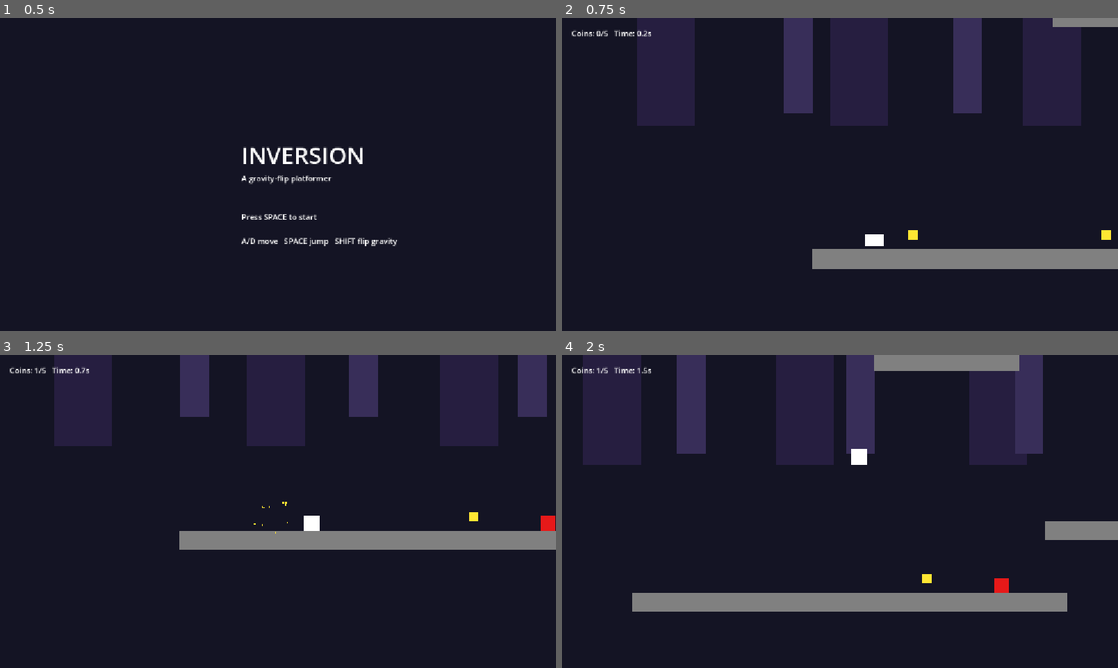
Above: before the commit, frames 1-4 (two rows, left to right).
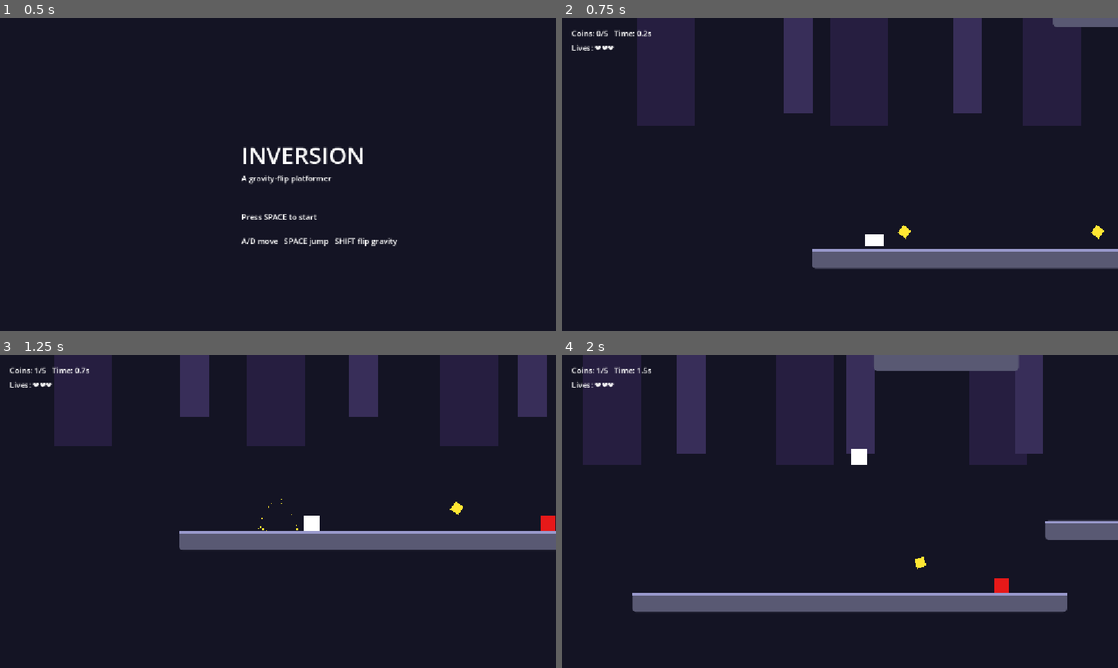
Above: after the commit, the same moments.

Repository: kavinjaganathan/inversion-jumpstart
Game: Godot game, scene res://MainMenu.tscn
Same seed, same stepped clock (60 frames per second), same inputs: the game is played once before the commit and once after it.
Inputs:
- Up to frame 1 (0.5 s): no input
- Up to frame 2 (0.75 s): tap Space (jump) at 0.5 s; hold D (move_right) from 0.53 s (still down); hold Space (jump) from 0.53 s (still down)
- Up to frame 3 (1.25 s): keep holding D (move_right); keep holding Space (jump)
- Up to frame 4 (2 s): keep holding D (move_right); release Space (jump) at 1.28 s; tap Shift (flip_gravity) at 1.35 s; tap Space (jump) at 1.52, 1.55, 1.82 s

Frame 1 is identical in both runs. In frame 2, 4.2% of the frame differs, in the area x 1-100%, y 0-81%; in frame 3, 4.3%; in frame 4, 7.1%, in the area x 1-100%, y 0-82%.

Commit message:
Add variable jump, lives/void death, level 3, improved visuals (player face, spinning coins, rounded platforms)

Diff:
--- a/Game.gd
+++ b/Game.gd
@@ -1,3 +1,5 @@
 extends Node
 var coins = 0
 var total_coins = 5
+var lives = 3
+var max_lives = 3
--- a/Main.gd
+++ b/Main.gd
@@ -6,7 +6,7 @@
 var timer_running = true
 var lives = 3
 var max_lives = 3
-
+var coins_list = []
 
 func _ready():
 	RenderingServer.set_default_clear_color(Color(0.08, 0.08, 0.14))
@@ -19,10 +19,19 @@
 		elapsed_time += delta
 	if has_node("UI/CoinLabel"):
 		$UI/CoinLabel.text = "Coins: %d/%d   Time: %.1fs" % [Game.coins, Game.total_coins, elapsed_time]
+	if has_node("UI/LifeLabel"):
+		$UI/LifeLabel.text = "Lives: " + "❤️".repeat(Game.lives)
+
 	if Input.is_key_pressed(KEY_R) and Input.is_key_pressed(KEY_SHIFT):
 		get_tree().reload_current_scene()
-	if $Player.global_position.y > 1000 or $Player.global_position.y < -1000:
-		lose_life()
+
+	if has_node("Player"):
+		if $Player.global_position.y > 1000 or $Player.global_position.y < -1000:
+			lose_life()
+	for c in coins_list:
+		if is_instance_valid(c):
+			var rect = c.get_meta("spin_node")
+			rect.rotation += 3 * delta
 
 func _physics_process(_delta):
 	var t = Time.get_ticks_msec() / 1000.0
@@ -119,10 +128,23 @@
 		body.set_meta("move_dir", move_dir)
 		body.set_meta("move_dist", move_dist)
 		body.set_meta("move_speed", move_speed)
-	var rect = ColorRect.new()
-	rect.size = Vector2(w, h)
-	rect.color = Color(0.5, 0.5, 0.5)
-	body.add_child(rect)
+
+	var panel = Panel.new()
+	panel.size = Vector2(w, h)
+	var style = StyleBoxFlat.new()
+	style.bg_color = Color(0.35, 0.35, 0.45)
+	style.corner_radius_top_left = 8
+	style.corner_radius_top_right = 8
+	style.corner_radius_bottom_left = 8
+	style.corner_radius_bottom_right = 8
+	panel.add_theme_stylebox_override("panel", style)
+	body.add_child(panel)
+
+	var highlight = ColorRect.new()
+	highlight.size = Vector2(w, 6)
+	highlight.color = Color(0.6, 0.6, 0.8)
+	body.add_child(highlight)
+
 	var shape = CollisionShape2D.new()
 	var rs = RectangleShape2D.new()
 	rs.size = Vector2(w, h)
@@ -138,14 +160,15 @@
 	area.position = pos
 	var rect = ColorRect.new()
 	rect.size = Vector2(20, 20)
+	rect.position = Vector2(-10, -10)
 	rect.color = Color(1, 0.9, 0.2)
 	area.add_child(rect)
 	var shape = CollisionShape2D.new()
 	var cs = RectangleShape2D.new()
 	cs.size = Vector2(20, 20)
 	shape.shape = cs
-	shape.position = Vector2(10, 10)
 	area.add_child(shape)
+	area.set_meta("spin_node", rect)
 	area.body_entered.connect(func(body):
 		if body.name == "CharacterBody2D":
 			Game.coins += 1
@@ -153,6 +176,7 @@
 			area.queue_free()
 	)
 	add_child(area)
+	coins_list.append(area)
 
 func add_spike(pos):
 	var area = Area2D.new()
--- a/player.gd
+++ b/player.gd
@@ -3,7 +3,7 @@
 const SPEED = 300.0
 const JUMP_VELOCITY = -420.0
 const GRAVITY = 1200.0
-const MAX_HOLD_TIME = 0.25
+const MAX_HOLD_TIME = 0.4
 var jump_held_time = 0.0
 var is_jumping = false
 var gravity_dir = 1
